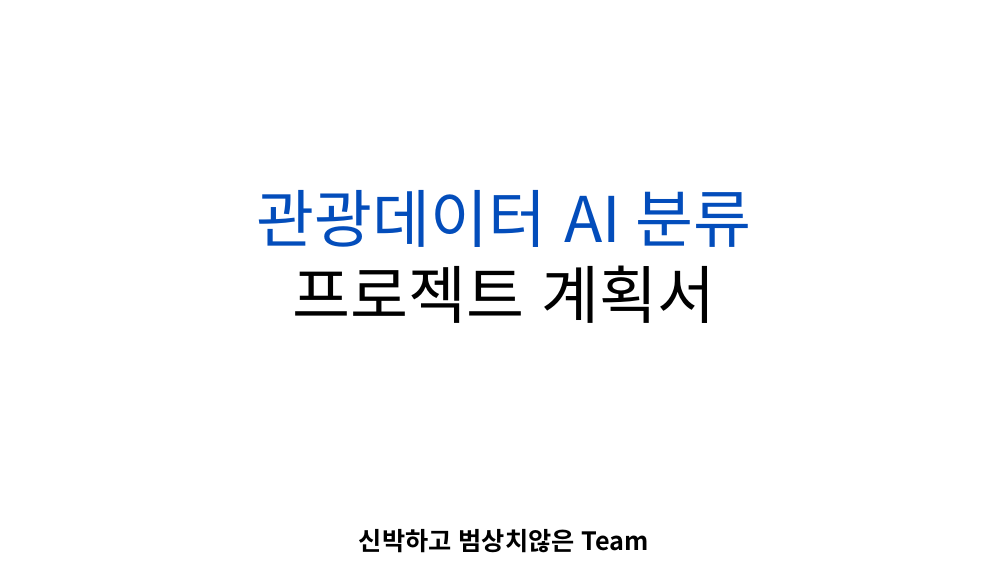
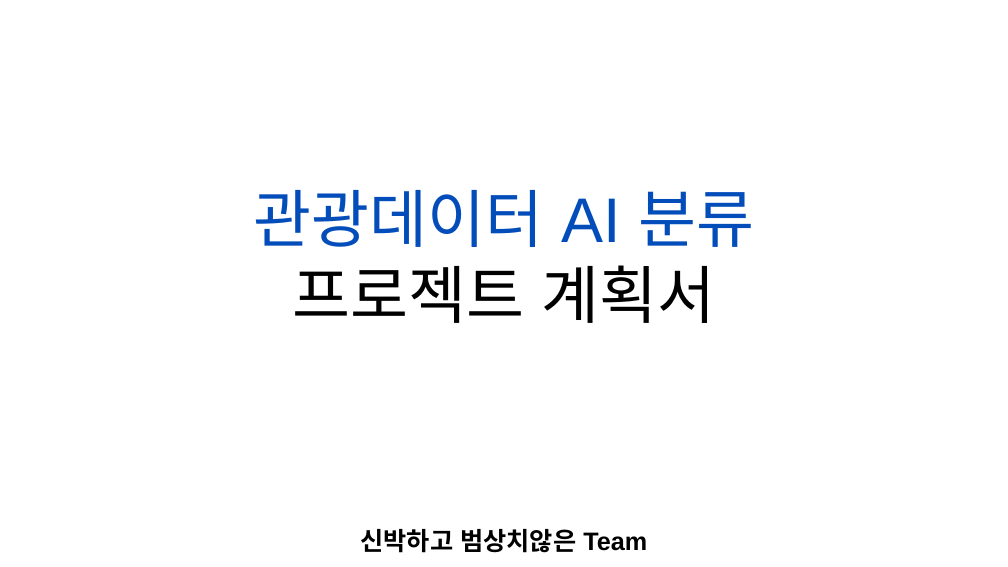
Before and after one commit to knudatascientists/TEAM05-JOOONY-S, a slide deck: slide 1 of Document/1.프로젝트_계획서.pptx. Drawn at 1008x567 pixels with LibreOffice and Linux fonts; fonts in the diff are those of the drawing; background and template pictures are left out. Boxes give left, top, right and bottom in pixels: in the first picture for what was removed or moved away, otherwise in the second. Text is boxed around its words. In the diff, an @@ line names an element or a change of style, - is before the commit and + after.

```diff
--- a/Document/1.프로젝트_계획서.pptx
+++ b/Document/1.프로젝트_계획서.pptx
@@ text "관광데이터 AI 분류" at (254,190,754,323): font Noto Sans CJK KR to Arial @@
@@ rounded rectangle "신박하고 범상치않은 Team" at (338,523,670,558): font Noto Sans CJK KR to Arial; proportions changed @@
```
Also in this commit, not shown: 9 other slides changed, 14 other files.
